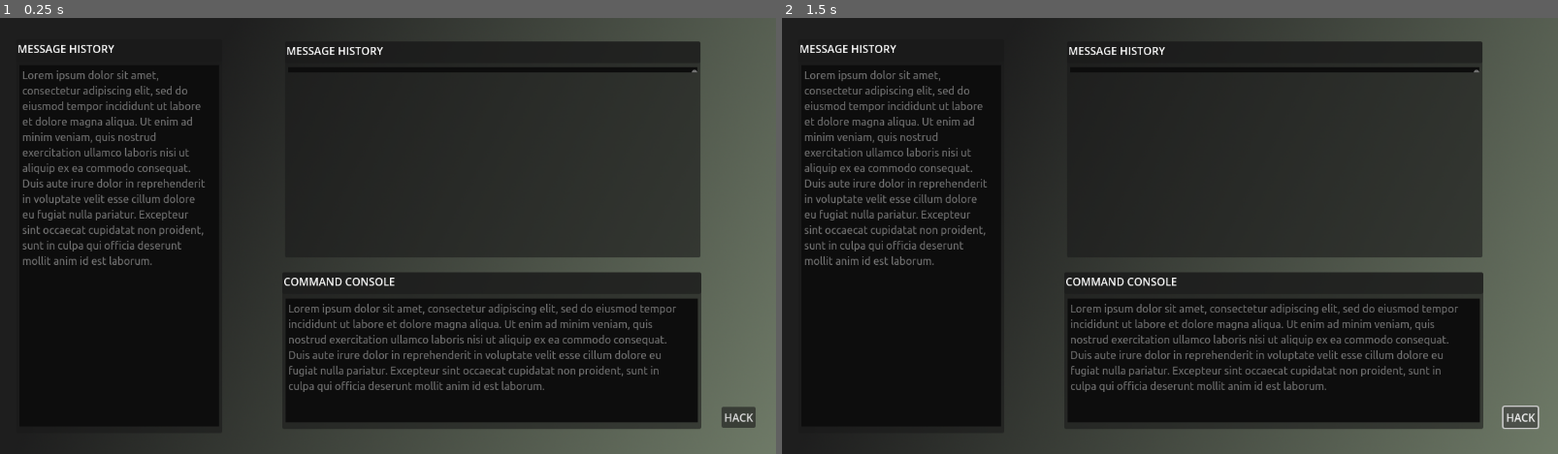
Above: before the commit, frames 1-2 (left to right).
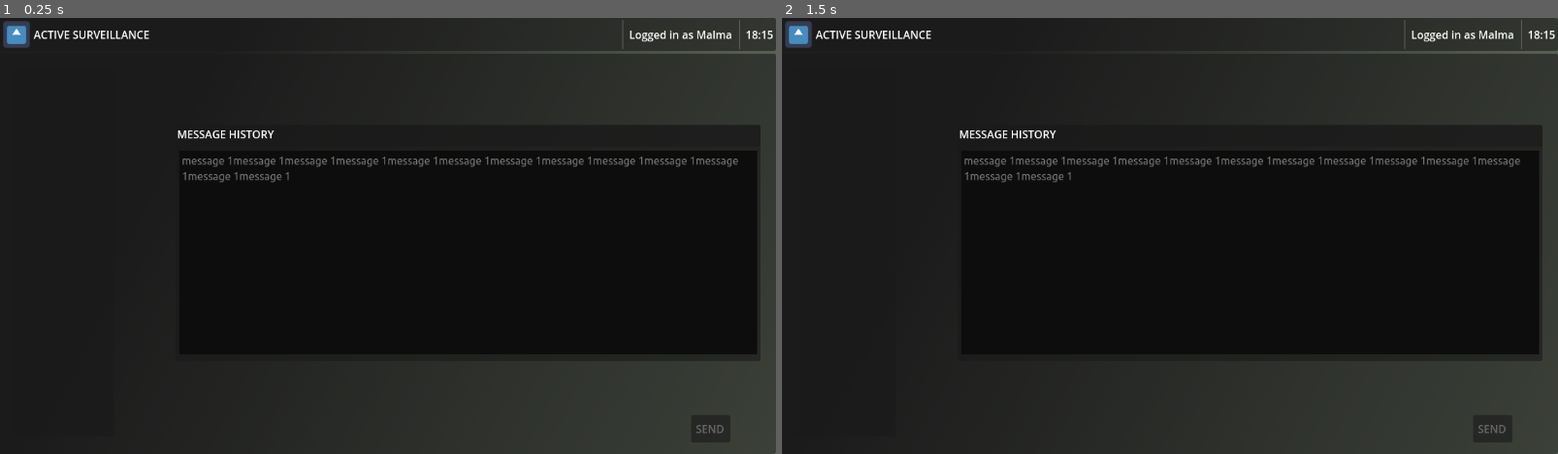
Above: after the commit, the same moments.

Repository: Mastoast/LDJam53
Game: Godot game, scene res://scenes/screen.tscn
Same seed, same stepped clock (60 frames per second), same inputs: the game is played once before the commit and once after it. The engine's default icon, where the game draws it, is replaced by a stand-in: a white triangle on a blue panel in a dark square.
Inputs:
- Up to frame 1 (0.25 s): no input
- Up to frame 2 (1.5 s): click "HACK" (after the commit: "SEND") at 0.5 s; click "HACK" (after the commit: "SEND") at 1.25 s

The runs differ from the first frame. In frame 1, 42% of the frame differs, in the area x 0-100%, y 0-100%; in frame 2, 42%.

Commit message:
header

Diff:
--- a/scenes/screen.tscn
+++ b/scenes/screen.tscn
@@ -1,9 +1,15 @@
-[gd_scene load_steps=5 format=3 uid="uid://cmfnyn8hqbf1j"]
+[gd_scene load_steps=6 format=3 uid="uid://cmfnyn8hqbf1j"]
 
 [ext_resource type="Theme" uid="uid://lkbwdl03g4jg" path="res://themes/desktop.tres" id="1_va2bg"]
 [ext_resource type="Texture2D" uid="uid://cqvmpp3h52nth" path="res://sprites/background.png" id="2_cw334"]
-[ext_resource type="PackedScene" uid="uid://c4ay1gga3rwyx" path="res://scenes/window.tscn" id="3_ujufn"]
-[ext_resource type="Script" path="res://scripts/movableWindow.gd" id="3_ybnwe"]
+[ext_resource type="Texture2D" uid="uid://ddb0espyq3xlr" path="res://icon.svg" id="3_khwec"]
+
+[sub_resource type="Gradient" id="Gradient_cgybt"]
+offsets = PackedFloat32Array(0, 0.894977, 1)
+colors = PackedColorArray(0, 0, 0, 1, 0.203922, 0.203922, 0.203922, 0, 1, 1, 1, 0)
+
+[sub_resource type="GradientTexture1D" id="GradientTexture1D_vsxg5"]
+gradient = SubResource("Gradient_cgybt")
 
 [node name="screen" type="Node2D"]
 
@@ -21,36 +27,97 @@
 [node name="Button" type="Button" parent="Control"]
 layout_mode = 1
 anchors_preset = -1
-offset_left = 1071.0
-offset_top = 578.0
-offset_right = 1122.0
-offset_bottom = 609.0
+offset_left = 1026.0
+offset_top = 590.0
+offset_right = 1084.0
+offset_bottom = 631.0
 grow_horizontal = 0
-text = "HACK"
+text = "SEND"
 
-[node name="window" parent="Control" instance=ExtResource("3_ujufn")]
+[node name="VBoxContainer" type="VBoxContainer" parent="Control"]
+layout_mode = 1
+anchors_preset = 15
+anchor_right = 1.0
+anchor_bottom = 1.0
+grow_horizontal = 2
+grow_vertical = 2
+
+[node name="head" type="Panel" parent="Control/VBoxContainer"]
+layout_mode = 2
+size_flags_vertical = 3
+
+[node name="Sprite2D" type="Sprite2D" parent="Control/VBoxContainer/head"]
+visible = false
+position = Vector2(576, 22)
+scale = Vector2(4.5, 44)
+texture = SubResource("GradientTexture1D_vsxg5")
+
+[node name="MarginContainer" type="MarginContainer" parent="Control/VBoxContainer/head"]
+layout_mode = 1
+anchors_preset = 15
+anchor_right = 1.0
+anchor_bottom = 1.0
+grow_horizontal = 2
+grow_vertical = 2
+size_flags_horizontal = 3
+theme_override_constants/margin_left = 4
+theme_override_constants/margin_top = 4
+theme_override_constants/margin_right = 4
+theme_override_constants/margin_bottom = 4
+
+[node name="HBoxContainer" type="HBoxContainer" parent="Control/VBoxContainer/head/MarginContainer"]
+layout_mode = 2
+theme_override_constants/separation = 5
+
+[node name="logo" type="TextureRect" parent="Control/VBoxContainer/head/MarginContainer/HBoxContainer"]
+layout_mode = 2
+texture = ExtResource("3_khwec")
+expand_mode = 3
+
+[node name="company_name" type="Label" parent="Control/VBoxContainer/head/MarginContainer/HBoxContainer"]
+layout_mode = 2
+size_flags_horizontal = 3
+text = "ACTIVE SURVEILLANCE"
+vertical_alignment = 1
+
+[node name="VSeparator2" type="VSeparator" parent="Control/VBoxContainer/head/MarginContainer/HBoxContainer"]
+layout_mode = 2
+
+[node name="logged_in" type="Label" parent="Control/VBoxContainer/head/MarginContainer/HBoxContainer"]
+layout_mode = 2
+text = "Logged in as Malma"
+vertical_alignment = 1
+
+[node name="VSeparator" type="VSeparator" parent="Control/VBoxContainer/head/MarginContainer/HBoxContainer"]
+layout_mode = 2
+
+[node name="time" type="Label" parent="Control/VBoxContainer/head/MarginContainer/HBoxContainer"]
+layout_mode = 2
+text = "18:15"
+vertical_alignment = 1
+
+[node name="desktop" type="Panel" parent="Control/VBoxContainer"]
+layout_mode = 2
+size_flags_vertical = 3
+size_flags_stretch_ratio = 12.0
+
+[node name="window3" type="Panel" parent="Control/VBoxContainer/desktop"]
 layout_mode = 0
-offset_left = 419.0
-offset_top = 378.0
-offset_right = 1041.0
-offset_bottom = 611.0
+offset_left = 261.0
+offset_top = 106.0
+offset_right = 1129.0
+offset_bottom = 457.0
+size_flags_horizontal = 3
+size_flags_stretch_ratio = 5.0
 
-[node name="window2" type="Panel" parent="Control"]
-layout_mode = 0
-offset_left = 24.0
-offset_top = 32.0
-offset_right = 330.0
-offset_bottom = 617.0
-script = ExtResource("3_ybnwe")
-
-[node name="Panel" type="Panel" parent="Control/window2"]
+[node name="Panel" type="Panel" parent="Control/VBoxContainer/desktop/window3"]
 layout_mode = 1
 anchors_preset = 10
 anchor_right = 1.0
 offset_bottom = 32.0
 grow_horizontal = 2
 
-[node name="Label" type="Label" parent="Control/window2/Panel"]
+[node name="Label" type="Label" parent="Control/VBoxContainer/desktop/window3/Panel"]
 layout_mode = 1
 anchors_preset = 10
 anchor_right = 1.0
@@ -61,7 +128,7 @@
 grow_horizontal = 2
 text = "MESSAGE HISTORY"
 
-[node name="MarginContainer" type="MarginContainer" parent="Control/window2"]
+[node name="MarginContainer" type="MarginContainer" parent="Control/VBoxContainer/desktop/window3"]
 layout_mode = 1
 anchors_preset = 15
 anchor_right = 1.0
@@ -74,60 +141,13 @@
 theme_override_constants/margin_right = 5
 theme_override_constants/margin_bottom = 10
 
-[node name="TextEdit" type="TextEdit" parent="Control/window2/MarginContainer"]
-layout_mode = 2
-text = "Lorem ipsum dolor sit amet, consectetur adipiscing elit, sed do eiusmod tempor incididunt ut labore et dolore magna aliqua. Ut enim ad minim veniam, quis nostrud exercitation ullamco laboris nisi ut aliquip ex ea commodo consequat. Duis aute irure dolor in reprehenderit in voluptate velit esse cillum dolore eu fugiat nulla pariatur. Excepteur sint occaecat cupidatat non proident, sunt in culpa qui officia deserunt mollit anim id est laborum."
-editable = false
-context_menu_enabled = false
-selecting_enabled = false
-wrap_mode = 1
-scroll_smooth = true
-
-[node name="window3" type="Panel" parent="Control"]
-layout_mode = 0
-offset_left = 423.0
-offset_top = 35.0
-offset_right = 1040.0
-offset_bottom = 356.0
-script = ExtResource("3_ybnwe")
-
-[node name="Panel" type="Panel" parent="Control/window3"]
-layout_mode = 1
-anchors_preset = 10
-anchor_right = 1.0
-offset_bottom = 32.0
-grow_horizontal = 2
-
-[node name="Label" type="Label" parent="Control/window3/Panel"]
-layout_mode = 1
-anchors_preset = 10
-anchor_right = 1.0
-offset_left = 2.0
-offset_top = 2.0
-offset_right = 2.0
-offset_bottom = 28.0
-grow_horizontal = 2
-text = "MESSAGE HISTORY"
-
-[node name="MarginContainer" type="MarginContainer" parent="Control/window3"]
-layout_mode = 1
-anchors_preset = 15
-anchor_right = 1.0
-anchor_bottom = 1.0
-offset_top = 33.0
-grow_horizontal = 2
-grow_vertical = 2
-theme_override_constants/margin_left = 5
-theme_override_constants/margin_top = 5
-theme_override_constants/margin_right = 5
-theme_override_constants/margin_bottom = 10
-
-[node name="ScrollContainer" type="ScrollContainer" parent="Control/window3/MarginContainer"]
+[node name="ScrollContainer" type="ScrollContainer" parent="Control/VBoxContainer/desktop/window3/MarginContainer"]
 layout_mode = 2
 
-[node name="TextEdit" type="TextEdit" parent="Control/window3/MarginContainer/ScrollContainer"]
+[node name="TextEdit" type="TextEdit" parent="Control/VBoxContainer/desktop/window3/MarginContainer/ScrollContainer"]
 layout_mode = 2
 size_flags_horizontal = 3
+size_flags_vertical = 3
 text = "message 1message 1message 1message 1message 1message 1message 1message 1message 1message 1message 1message 1message 1"
 editable = false
 context_menu_enabled = false
@@ -139,5 +159,13 @@
 middle_mouse_paste_enabled = false
 wrap_mode = 1
 
-[connection signal="gui_input" from="Control/window2/Panel" to="Control/window2" method="_on_panel_gui_input"]
-[connection signal="gui_input" from="Control/window3/Panel" to="Control/window3" method="_on_panel_gui_input"]
+[node name="events_window" type="Panel" parent="Control/VBoxContainer/desktop"]
+layout_mode = 1
+anchors_preset = 9
+anchor_bottom = 1.0
+offset_left = 16.0
+offset_top = 23.0
+offset_right = 169.0
+offset_bottom = -26.0
+grow_vertical = 2
+size_flags_horizontal = 3
--- a/scripts/movableWindow.gd
+++ b/scripts/movableWindow.gd
@@ -5,7 +5,7 @@
 
 # Called when the node enters the scene tree for the first time.
 func _ready():
-	pass # Replace with function body.
+	$Panel/Label
 
 
 # Called every frame. 'delta' is the elapsed time since the previous frame.
--- a/themes/desktop.tres
+++ b/themes/desktop.tres
@@ -6,3 +6,4 @@
 LineEdit/colors/font_color = Color(1, 1, 1, 1)
 TextEdit/colors/background_color = Color(0.0509804, 0.0509804, 0.0509804, 1)
 TextEdit/fonts/font = ExtResource("1_sdf7p")
+VSeparator/constants/separation = 10
